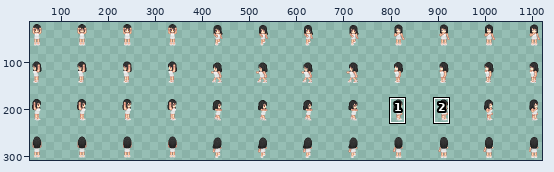
File history of a sprite sheet, img/sv_actors/MV_FF8_Rinoa_Battler.png. Above, an overview of the earlier version with the close-up marked.
Close-up. Old version:
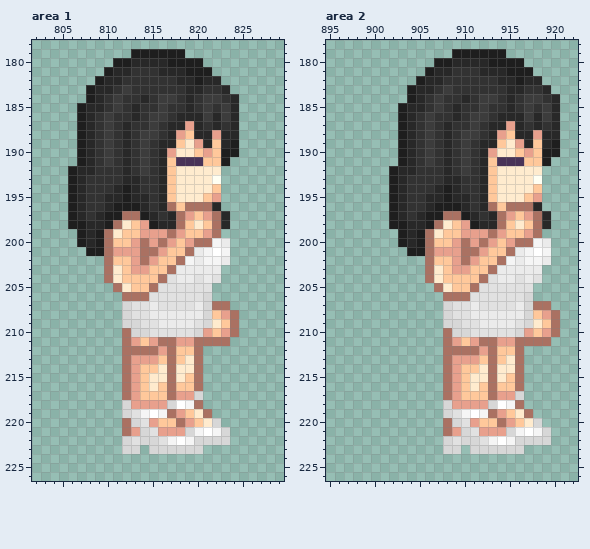
The file is 1152x640 pixels. Shown: area 1: x 802..829, y 178..226; area 2: x 895..922, y 178..226. The wide view leaves out empty margins. The commit also changed other parts of the picture, which this record leaves out.
After the commit:
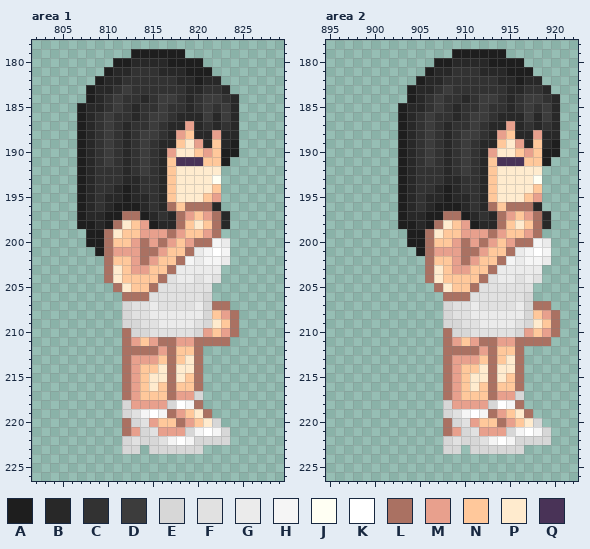
Palette (. is transparent): A #1e1e1e  B #282828  C #323232  D #3c3c3c  E #d7d7d7  F #e1e1e1  G #ebebeb  H #f5f5f5  J #fffff3  K #ffffff  L #aa7162  M #e8a08d  N #ffc89b  P #ffebce  Q #493357
From old to new:
--- area 1
@@ x 804..810 @@
 191 ...ABCD
-192 ..ABBCC
-193 ..ABCCC
-194 ..ABCCC
-195 ..ABCCB
-196 ..ABCCB
-197 ..ABCBA
-198 ..AABBA
-199 ...ABAL
-200 ...ABAL
-201 ....AAL
+192 ...ABCC
+193 ...ABCC
+194 ...ABCC
+195 ...ABCB
+196 ...ABCB
+197 ...ABBA
+198 ...AABA
+199 ....AAL
+200 ....AAL
+201 .....AL
 202 ......L
--- area 2
@@ x 900..906 @@
 191 ...ABCD
-192 ..ABBCC
-193 ..ABCCC
-194 ..ABCCC
-195 ..ABCCB
-196 ..ABCCB
-197 ..ABCBA
-198 ..AABBA
-199 ...ABAL
-200 ...ABAL
-201 ....AAL
+192 ...ABCC
+193 ...ABCC
+194 ...ABCC
+195 ...ABCB
+196 ...ABCB
+197 ...ABBA
+198 ...AABA
+199 ....AAL
+200 ....AAL
+201 .....AL
 202 ......L
